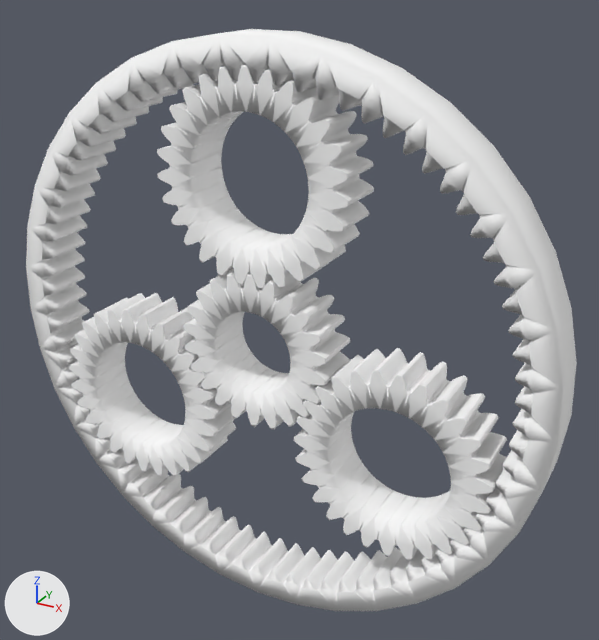
The glTF model data/models/planetary3.glb as it was, and as the next commit left it.
Before and after are seen from a 50 mm camera at (0.076, -0.1244, 0.0688) aimed at (0.0049, 0.0048, 0.0042). Every picture has the same lights, and +X, +Y and +Z are marked at lower left. Where no turn or scale is listed for an object, it has been applied to the vertices.

Names of what the first picture shows: 'part1', 'part2', 'part3', 'part4', 'part5'.
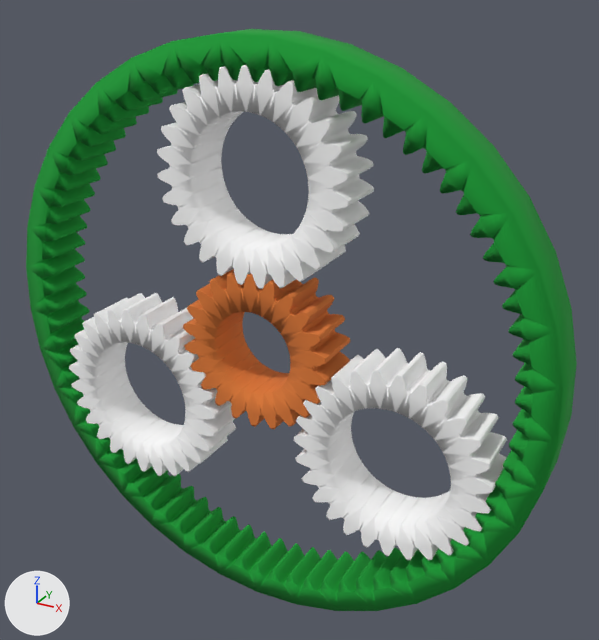
Edits to the bpy script that builds the scene:
```text
Change mat_material_0:
    mat_material_0.base_color: (1.0, 1.0, 1.0) -> (0.00561, 0.332, 0.0343)  # white #ffffff -> green #119c34
Change mat_material_4:
    mat_material_4.base_color: (1.0, 1.0, 1.0) -> (0.753, 0.198, 0.0382)  # white #ffffff -> orange #e17b37
```

Pixel boxes [x1, y1, x2, y2] of what changed, in the pictures (599 x 640 px):
'part1', recoloured (white to green): [26, 29, 577, 611] in both
'part5', recoloured (white to orange): [183, 269, 350, 429] in both
